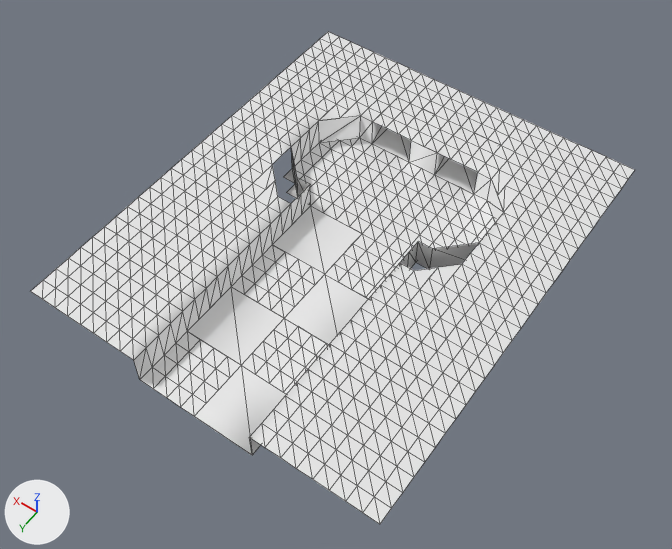
The OBJ model Ods217/Assets/Level_Data/lvl_Outpost/Meshes/lvl0_Elevator.obj: old version first, new version second.
Camera for both pictures: a 50 mm lens placed at (-20.8, 19.9, 44.5), pointed at (-0.3, -8.8, -0.6). Lighting does not change. The marker at lower left points along +X, +Y and +Z. Mesh edges are drawn as thin lines. Where no turn or scale is listed for an object, it has been applied to the vertices. Vertices at the same position are counted once.
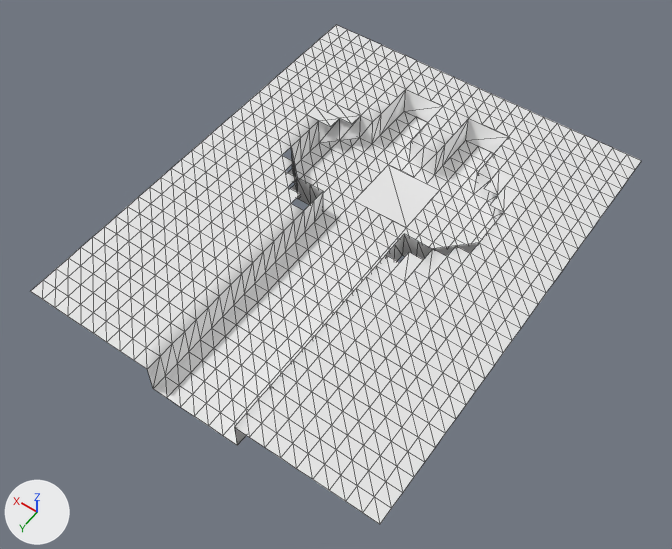
The change, as a diff of the scene's bpy script:
```diff
--- a/Ods217/Assets/Level_Data/lvl_Outpost/Meshes/lvl0_Elevator.obj.py
+++ b/Ods217/Assets/Level_Data/lvl_Outpost/Meshes/lvl0_Elevator.obj.py
@@ me_default @@
 # used by ob_default; location = (0.0, 0.0, 0.0)
-me_default.from_pydata(...)  # 776 vertices, 1358 faces; spans x -12.0..12.0, y -25.0..4.0, z 0.0..2.0
+me_default.from_pydata(...)  # 855 vertices, 1522 faces; spans x -12.0..12.0, y -26.0..4.0, z 0.0..2.0
+# me_default part 1
+# 45 vertices are removed from x -4.0..4.0, y -22.0..4.0, z 0.0..2.0
+# 186 faces are deleted
+# 7 vertices in x 4.0, y -7.0..4.0, z 0.0 move by (-1.0, 0.0, 2.0)
+# 5 vertices in x -4.0, y -10.0..-1.0, z 0.0 move by (1.0, 0.0, 2.0)
+# 9 vertices are added at x -6.0..-2.0, y -18.0..4.0, z 0.0..2.0
+# 57 new vertices lie (1.0, -1.0, 0.0) away from vertices in x -12.0..11.0, y -25.0..4.0, z 0.0..2.0
+# 25 new vertices lie (-1.0, 0.0, 0.0) away from vertices in x -11.0..7.0, y -26.0..4.0, z 0.0..2.0
+# 20 new vertices lie (0.0, -1.0, 0.0) away from vertices in x -4.0..4.0, y -22.0..-1.0, z 0.0..2.0
+# 13 new vertices lie (0.0, 1.0, 0.0) away from vertices in x -3.0..6.0, y -23.0..3.0, z 0.0..2.0
+# 350 new faces join them
```

Boxes [x1, y1, x2, y2] around the edits, measured in the pictures (672 x 549 px):
'Default', reshaped
    before: [31, 32, 635, 524]
    after: [31, 25, 641, 524]
part 1 of me_default, built on
    before: [134, 89, 509, 455]
    after: [134, 25, 641, 445]
